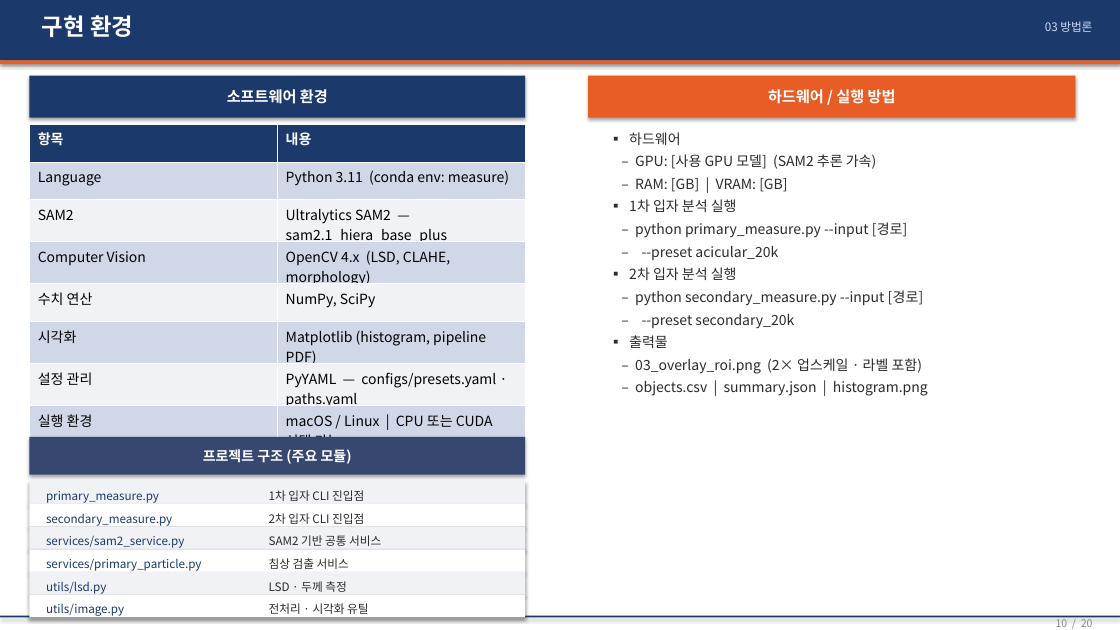
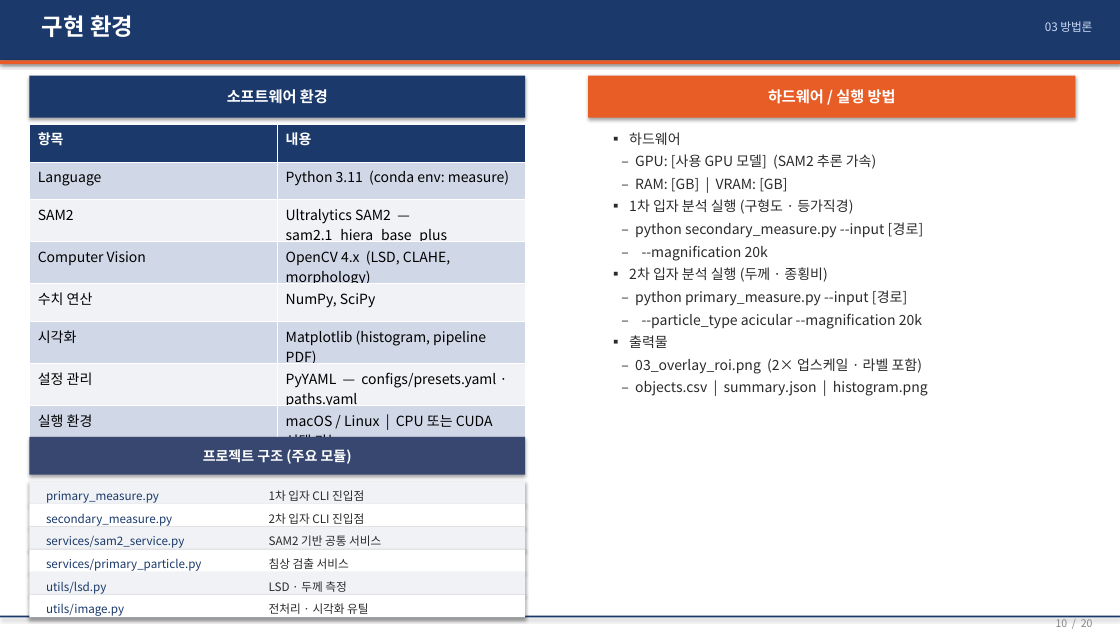
Before and after one commit to hazounnelee/quantification_primary, a slide deck: slide 10 of gate_review_precursor.pptx. Drawn at 1120x630 pixels with LibreOffice and Linux fonts; fonts in the diff are those of the drawing. Boxes give left, top, right and bottom in pixels: in the first picture for what was removed or moved away, otherwise in the second. Text is boxed around its words. In the diff, an @@ line names an element or a change of style, - is before the commit and + after.

```diff
--- a/gate_review_precursor.pptx
+++ b/gate_review_precursor.pptx
@@ text at (629, 199, 924, 282): text changed @@
-▪ 1차 입자 분석 실행
+▪ 1차 입자 분석 실행 (구형도 · 등가직경)
+– python secondary_measure.py --input [경로]
+– --magnification 20k
+▪ 2차 입자 분석 실행 (두께 · 종횡비)
@@ text at (642, 313, 922, 329): text changed @@
-– --preset acicular_20k
-▪ 2차 입자 분석 실행
-– python secondary_measure.py --input [경로]
-– --preset secondary_20k
+– --particle_type acicular --magnification 20k
```
Also in this commit, not shown: 1 other file.
